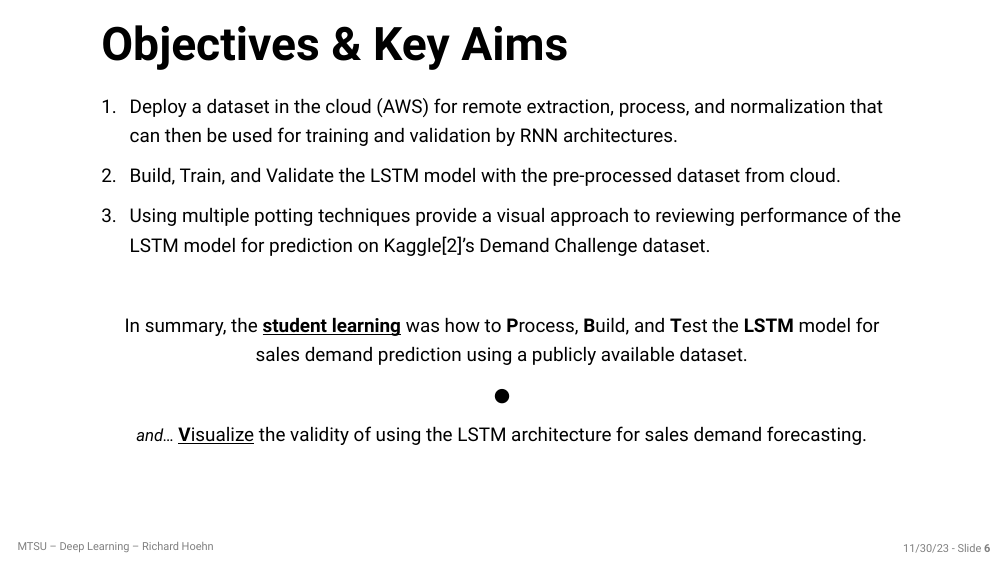
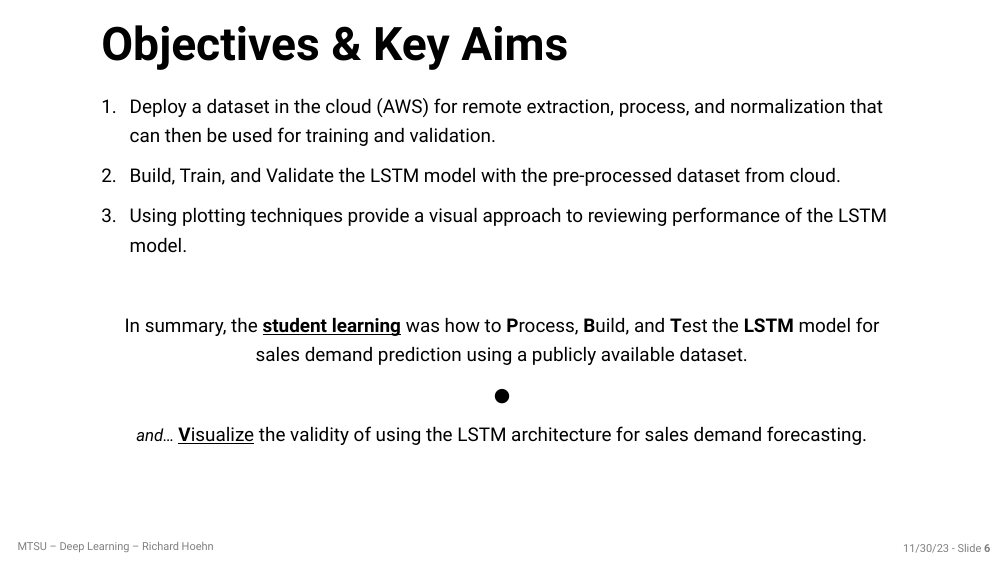
Before and after one commit to richardhoehn/mtsu.csci.7850.project, a slide deck: slide 6 of presentation/Term-Project-2023-11-30.pptx. Drawn at 1008x567 pixels with LibreOffice and Linux fonts; fonts in the diff are those of the drawing; background and template pictures are left out. Boxes give left, top, right and bottom in pixels: in the first picture for what was removed or moved away, otherwise in the second. Text is boxed around its words. In the diff, an @@ line names an element or a change of style, - is before the commit and + after.

```diff
--- a/presentation/Term-Project-2023-11-30.pptx
+++ b/presentation/Term-Project-2023-11-30.pptx
@@ text at box(130, 98, 883, 146): text changed @@
-1. Deploy a dataset in the cloud (AWS) for remote extraction, process, and normalization that can then be used for training and validation by RNN architectures.
+1. Deploy a dataset in the cloud (AWS) for remote extraction, process, and normalization that can then be used for training and validation.
@@ text at box(130, 207, 887, 253): text changed @@
-3. Using multiple potting techniques provide a visual approach to reviewing performance of the LSTM model for prediction on Kaggle[2]’s Demand Challenge dataset.
+3. Using plotting techniques provide a visual approach to reviewing performance of the LSTM model.
```
Also in this commit, not shown: 3 other slides changed, 4 other files.
